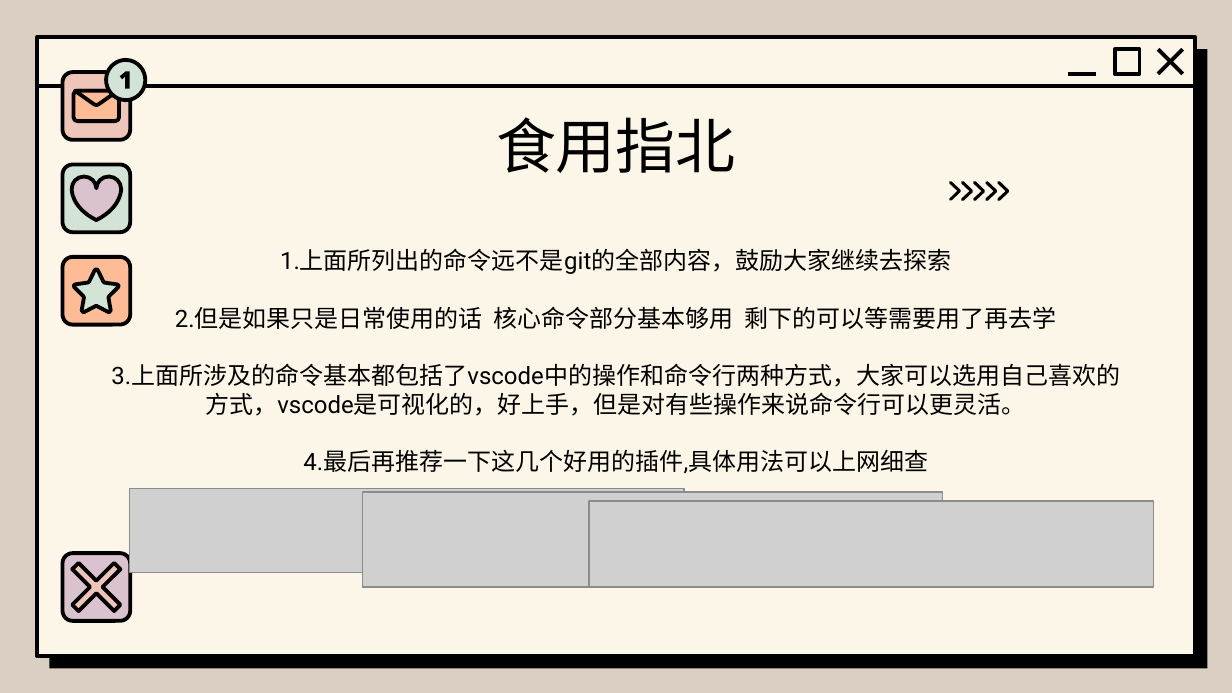
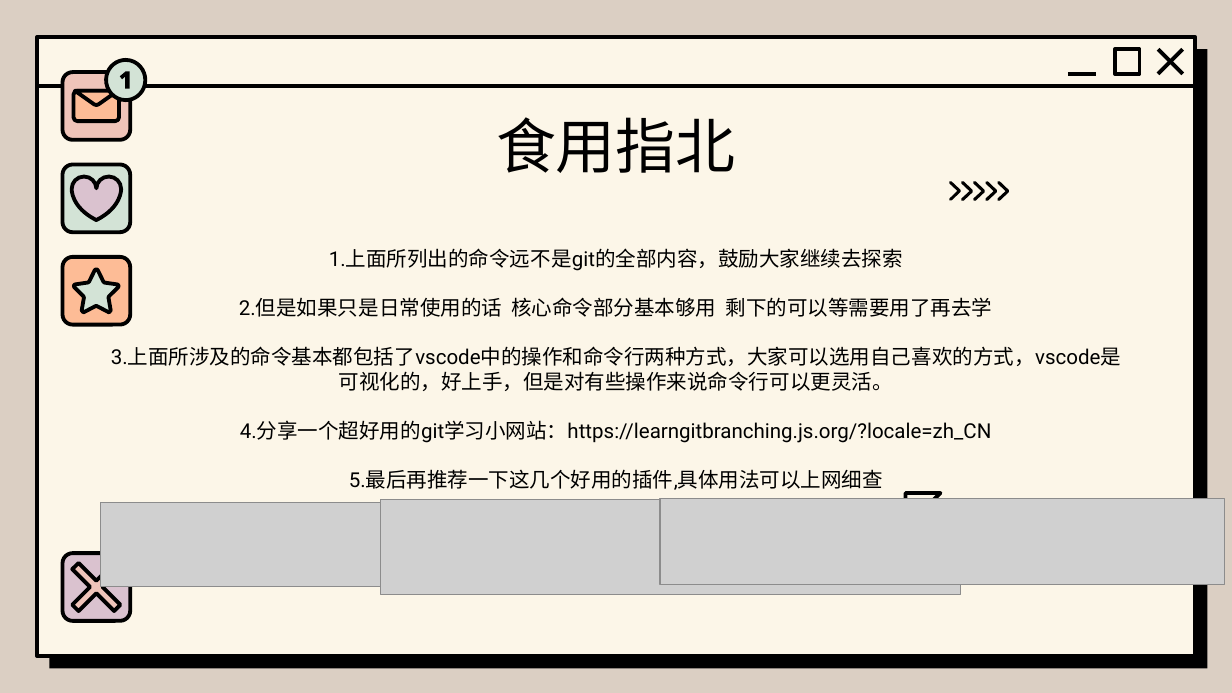
Before and after one commit to Labbbbbbbbb/ZytLovesWorking, a slide deck: slide 34 of EC_resources/tutorial/Git.pptx. Drawn at 1232x693 pixels with LibreOffice and Linux fonts; fonts in the diff are those of the drawing; grey boxes stand for pictures; background and template pictures are left out. Boxes give left, top, right and bottom in pixels: in the first picture for what was removed or moved away, otherwise in the second. Text is boxed around its words. In the diff, an @@ line names an element or a change of style, - is before the commit and + after.

```diff
--- a/EC_resources/tutorial/Git.pptx
+++ b/EC_resources/tutorial/Git.pptx
@@ text at (x1=111, y1=248, x2=1121, y2=391): size 14 to 12 pt in "1.上面所列出的命令远不是git的全部内容，鼓励大家继续去探索", "2.但是如果只是日常使用的话 核心命令部分基本够用 剩下的可以等需要用了再去学", "3.上面所涉及的命令基本都包括了vscode中的操作和命令行两种方式，大家可以选用自己喜欢的方式，vscode是可视化的 ..." @@
@@ text at (x1=240, y1=420, x2=992, y2=490): text changed; size 14 to 12 pt @@
-4.最后再推荐一下这几个好用的插件,具体用法可以上网细查
+4.分享一个超好用的git学习小网站：https://learngitbranching.js.org/?locale=zh_CN
+5.最后再推荐一下这几个好用的插件,具体用法可以上网细查
@@ picture moved from (x1=129, y1=488, x2=684, y2=573) to (x1=101, y1=503, x2=655, y2=588) @@
@@ picture moved from (x1=362, y1=492, x2=942, y2=586) to (x1=381, y1=499, x2=961, y2=594) @@
@@ picture moved from (x1=589, y1=501, x2=1153, y2=588) to (x1=660, y1=499, x2=1225, y2=585) @@
```
Also in this commit, not shown: 1 other slide changed, 2 other files.
